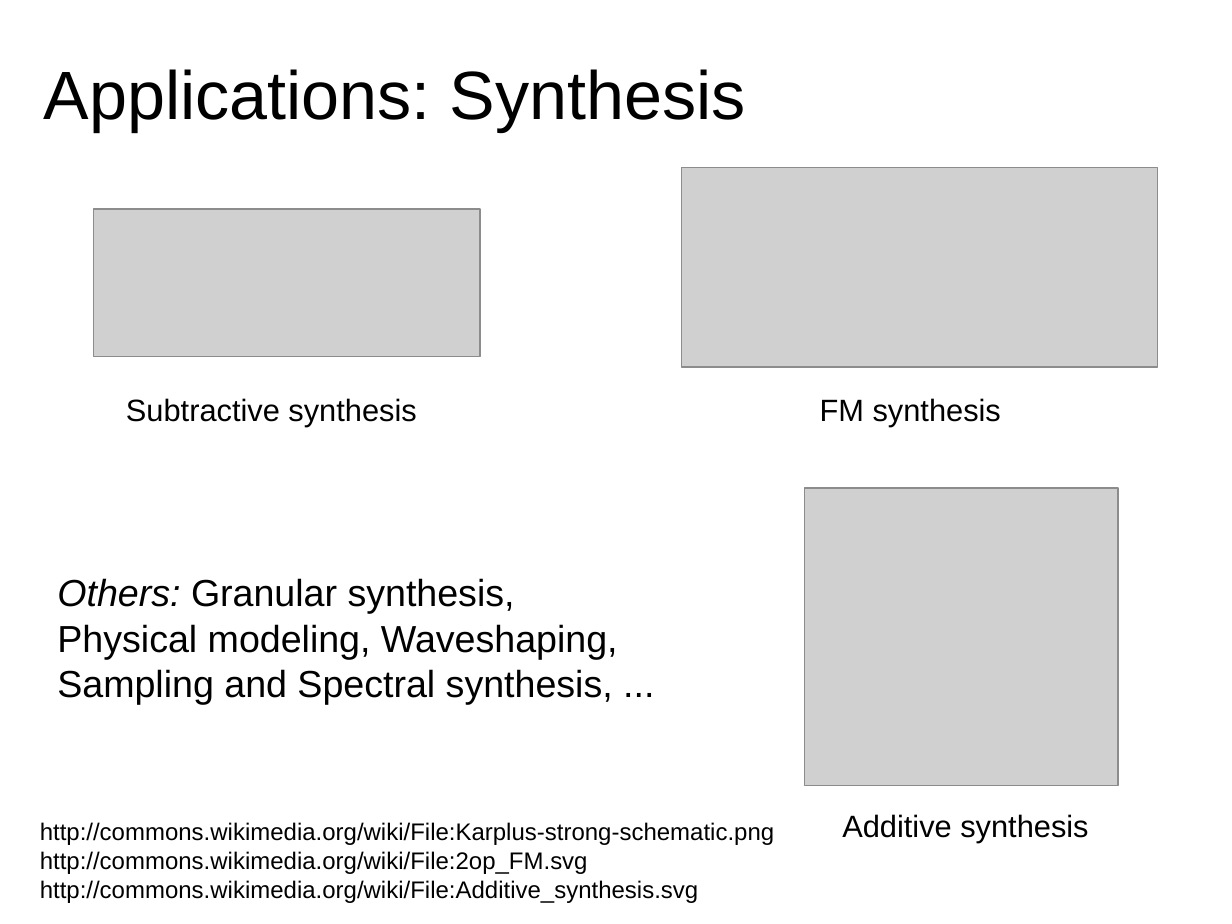
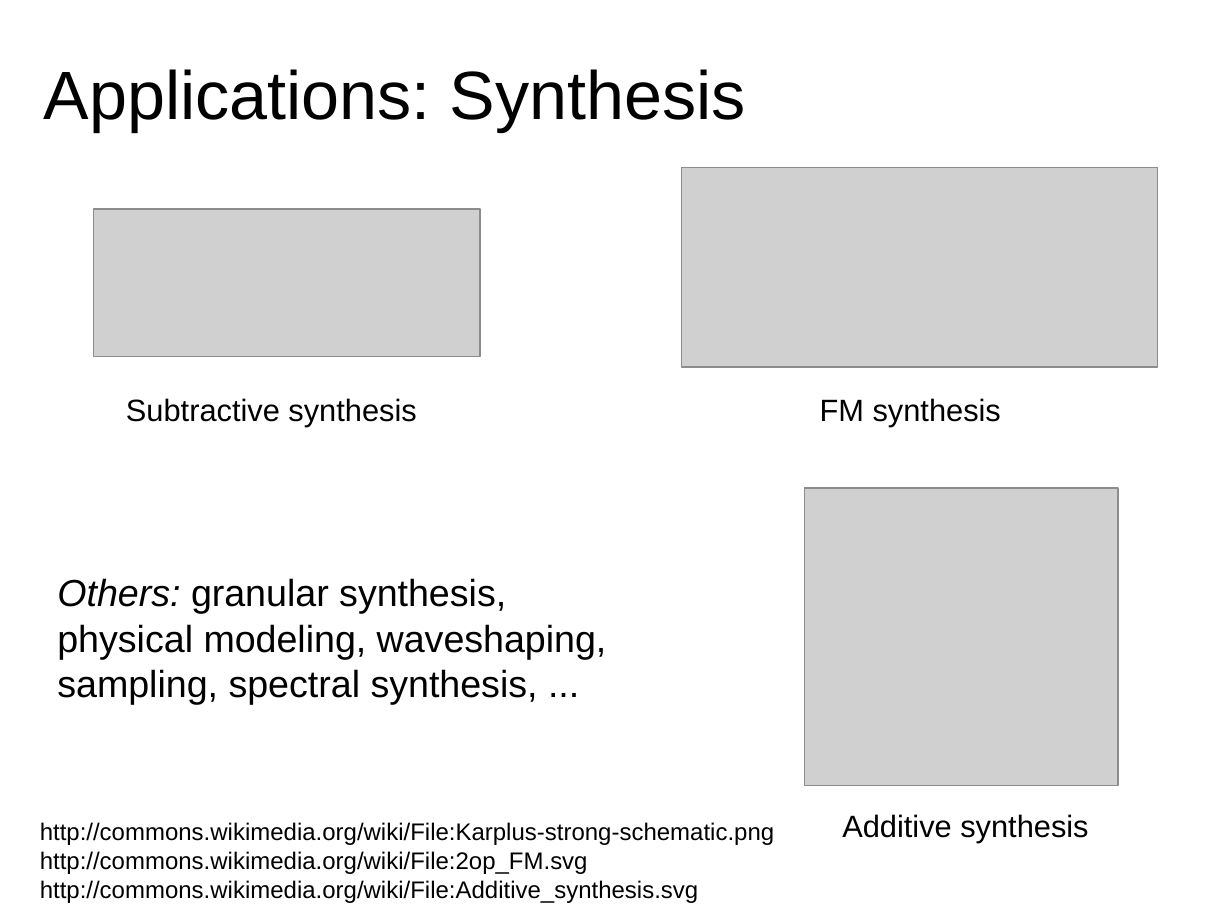
Before and after one commit to MTG/sms-tools, a slide deck: slide 8 of lectures/1-Introduction/Intro-to-DSP.odp. Drawn at 1232x924 pixels with LibreOffice and Linux fonts; fonts in the diff are those of the drawing; grey boxes stand for pictures. Boxes give left, top, right and bottom in pixels: in the first picture for what was removed or moved away, otherwise in the second. Text is boxed around its words. In the diff, an @@ line names an element or a change of style, - is before the commit and + after.

```diff
--- a/lectures/1-Introduction/Intro-to-DSP.odp
+++ b/lectures/1-Introduction/Intro-to-DSP.odp
@@ text at box(57, 578, 607, 704): text changed @@
-Others: Granular synthesis,
-Physical modeling, Waveshaping,
-Sampling and Spectral synthesis, ...
+Others: granular synthesis,
+physical modeling, waveshaping,
+sampling, spectral synthesis, ...
```
Also in this commit, not shown: 1 other slide changed, 1 other file.
